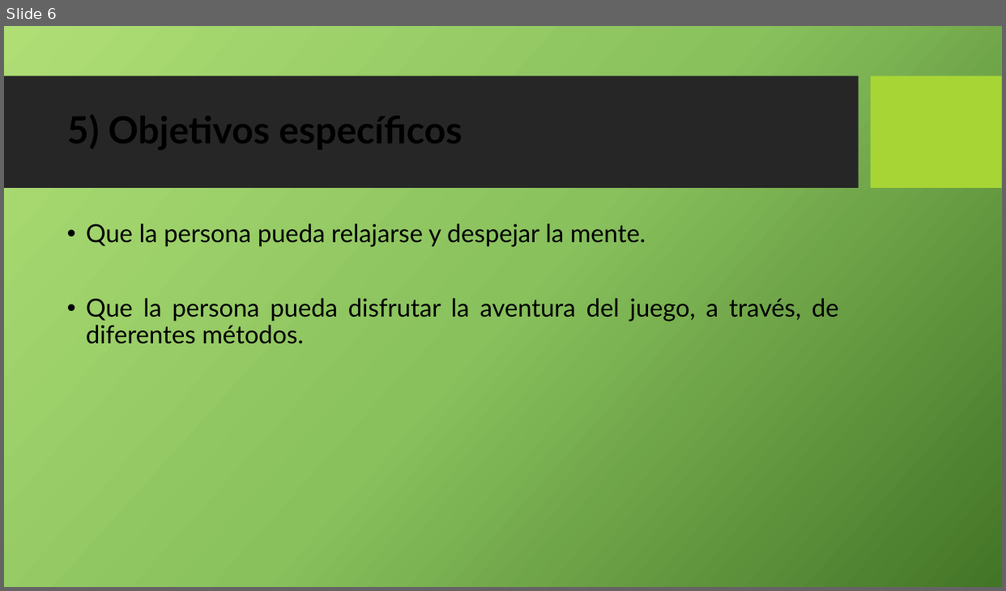
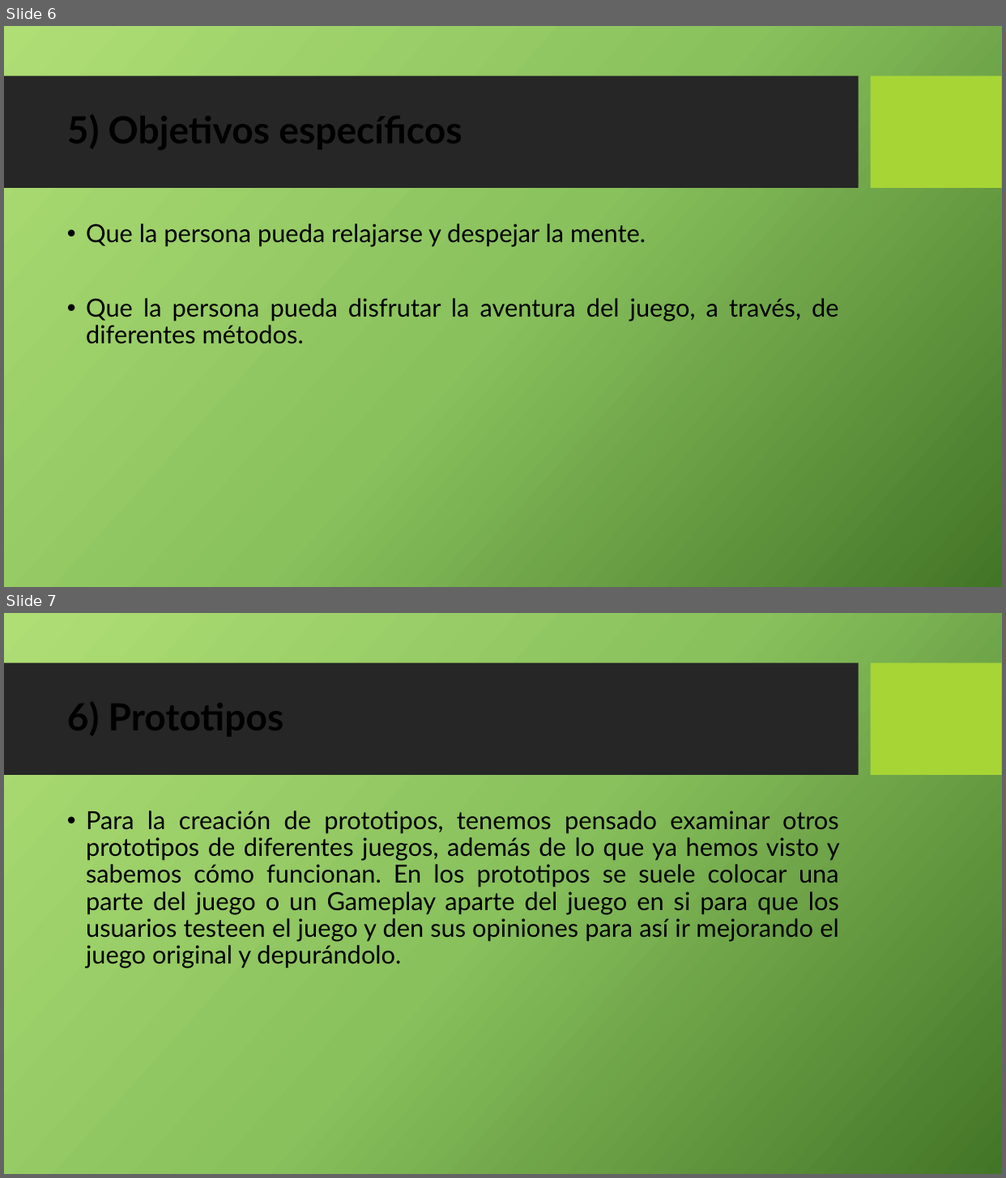
Before and after one commit to JonatanCruzz/Entrega-Final, a slide deck: EntregaFinal.pptx. Shown one above the other, each under a label of ours: slide 6 before the commit, slides 6 and 7 after it. The pictures are 1006x591 and 1006x1178 pixels, drawn with LibreOffice and Linux fonts; fonts in the diff are those of the drawing; background and template pictures are left out. Boxes give left, top, right and bottom in pixels: in the first picture for what was removed or moved away, otherwise in the second. Text is boxed around its words. In the diff, an @@ line names an element or a change of style, - is before the commit and + after.

Commit message:
parte Victor Hidalgo

```diff
--- a/EntregaFinal.pptx
+++ b/EntregaFinal.pptx
@@ slide 7 added at bbox=[4, 613, 1002, 1174], background picture (left out); not listed: 2 template elements that a slide beside it also shows @@
@@ title added at bbox=[67, 694, 284, 739], 36 pt, text #000000, bold @@
+6) Prototipos
@@ text added at bbox=[86, 811, 840, 969], 24 pt, text #000000 @@
+• Para la creación de prototipos, tenemos pensado examinar otros prototipos de diferentes juegos, además de lo que ya hemos visto y sabemos cómo funcionan. En los prototipos se suele colocar una parte del juego o un Gameplay aparte del juego en si para que los usuarios testeen el juego y den sus opiniones para así ir mejorando el juego original y depurándolo.
```
Also in this commit, not shown: 4 other slides added, 1 other file.
